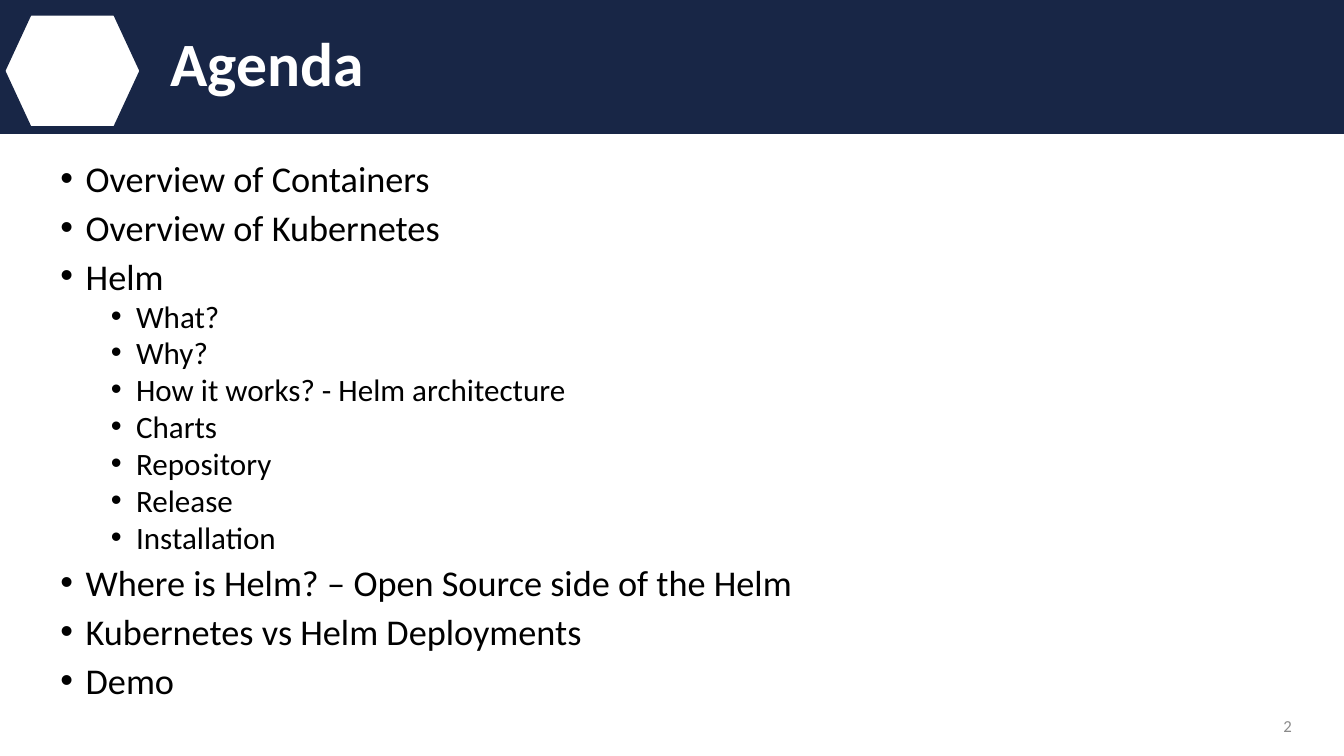
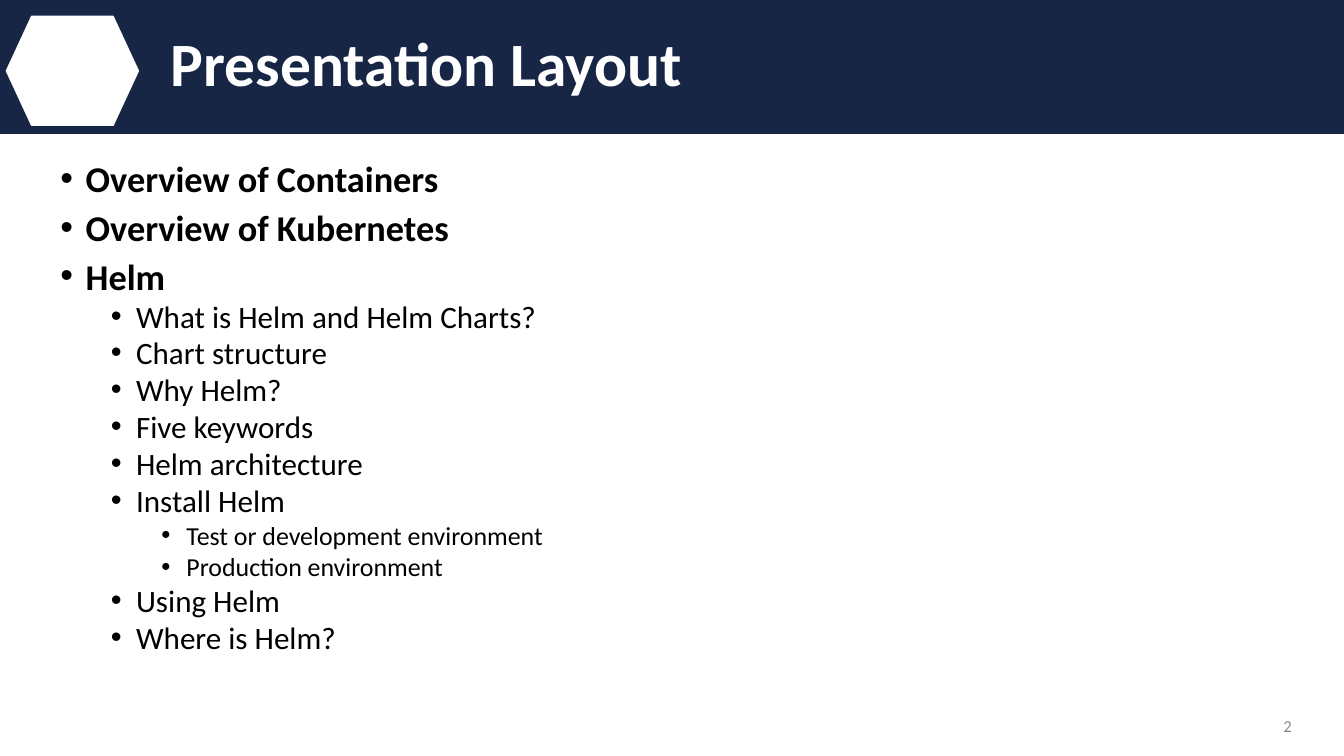
Before and after one commit to IBM/helm101, a slide deck: slide 2 of presentation/Helm.pptx. Drawn at 1344x756 pixels with LibreOffice and Linux fonts; fonts in the diff are those of the drawing; background and template pictures are left out. Boxes give left, top, right and bottom in pixels: in the first picture for what was removed or moved away, otherwise in the second. Text is boxed around its words. In the diff, an @@ line names an element or a change of style, - is before the commit and + after.

```diff
--- a/presentation/Helm.pptx
+++ b/presentation/Helm.pptx
@@ title at [171, 42, 681, 96]: text changed @@
-Agenda
+Presentation Layout
@@ text at [86, 166, 449, 291]: bold on in "Overview of Containers", "Overview of Kubernetes", "Helm" @@
@@ text at [136, 306, 543, 650]: text changed @@
-  • What?
-  • Why?
-  • How it works? - Helm architecture
-  • Charts
-  • Repository
-  • Release
-  • Installation
-• Where is Helm? – Open Source side of the Helm
-• Kubernetes vs Helm Deployments
-• Demo
+  • What is Helm and Helm Charts?
+  • Chart structure
+  • Why Helm?
+  • Five keywords
+  • Helm architecture
+  • Install Helm
+    • Test or development environment
+    • Production environment
+  • Using Helm
+  • Where is Helm?
```
Also in this commit, not shown: 15 other slides changed, 2 slides added, 11 slides removed.
